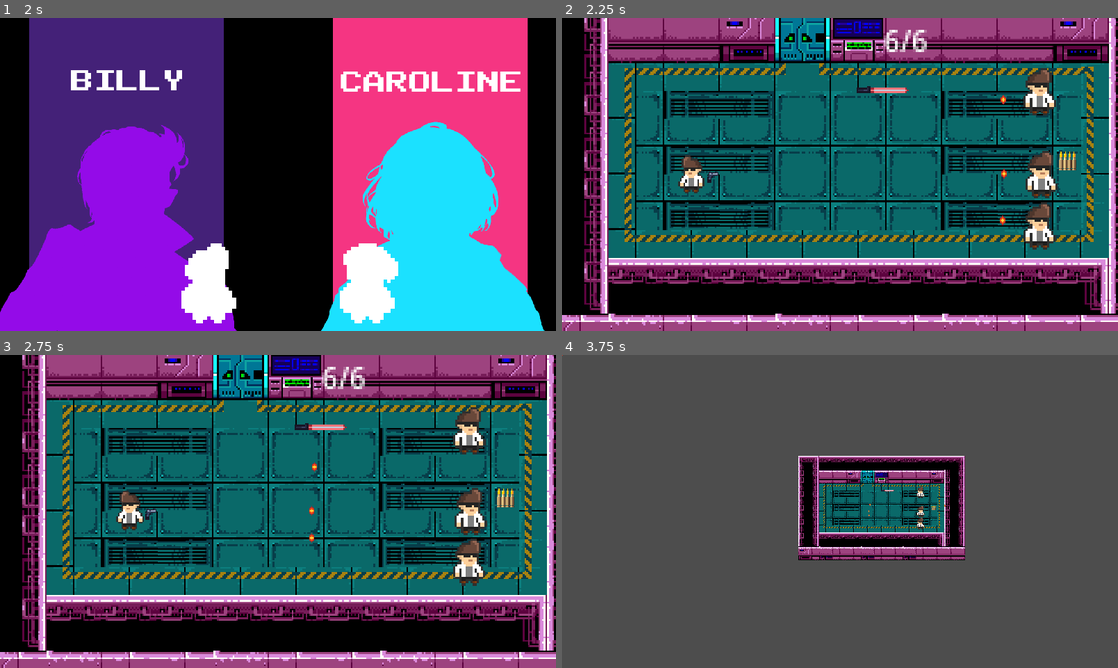
Above: before the commit, frames 1-4 (two rows, left to right).
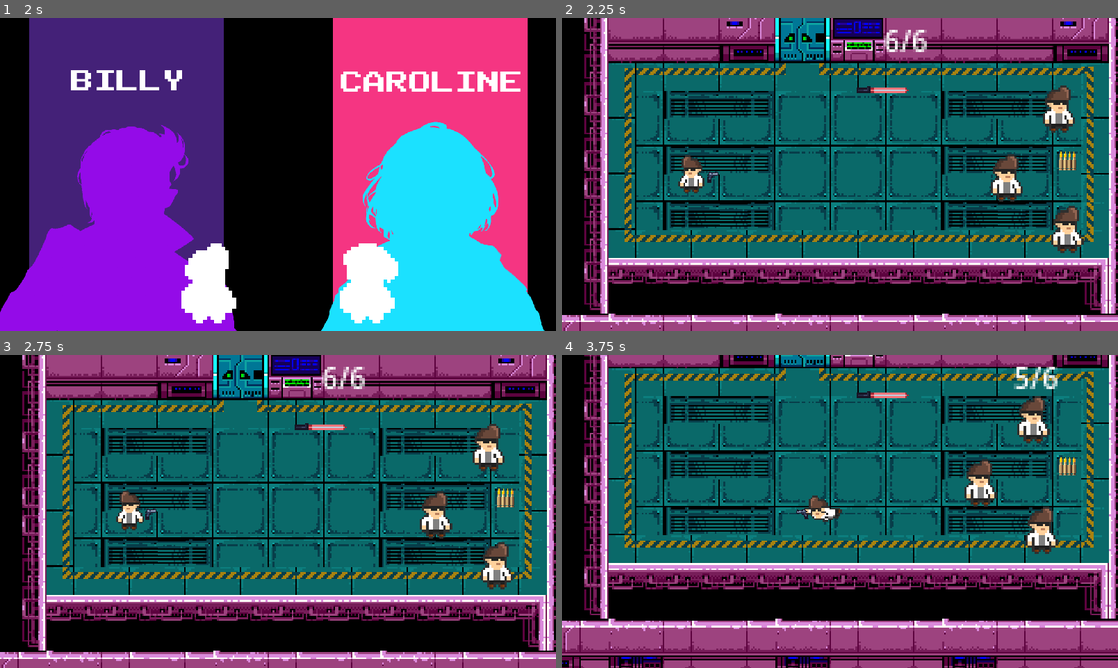
Above: after the commit, the same moments.

Repository: Pirraio/bulletwave
Game: Godot game, scene res://scenes/main.tscn
Two runs of this game, one before a commit and one after it. Both use one fixed random seed, a clock stepped at 60 frames per second and the inputs below. Sound files missing from this copy of the repository are replaced by a short silence.
Inputs (mouse positions are in pixels of both pictures, inside the frame that each line leads up to):
- Up to frame 1 (2 s): click (278, 249) at 0.5 s; click (278, 249) at 1.25 s
- Up to frame 2 (2.25 s): click (689, 174) at 2 s
- Up to frame 3 (2.75 s): no input
- Up to frame 4 (3.75 s): move the mouse to (962, 495) at 2.77 s; hold D (move_right) 2.78-3.53 s; click (962, 495) at 2.85 s; move the mouse to (728, 527) at 3.52 s; hold S (move_down) from 3.53 s (still down); tap Space (dodge) at 3.6 s

Frame 1 is identical in both runs. In frame 2, 3.6% of the frame differs, in the area x 77-94%, y 16-76%; in frame 3, 3.6%; in frame 4, 98%, in the area x 0-100%, y 0-100%.
Error before the commit: Invalid access to property or key 'global_position' on a base object of type 'Nil'. (res://scenes/enemy/enemy.gd:33)

Commit message:
feat: implemented combat and enemies chase

Diff:
--- a/scenes/bullet.tscn
+++ b/scenes/bullet.tscn
@@ -4,7 +4,6 @@
 [ext_resource type="Texture2D" uid="uid://brjmdr8buil4g" path="res://scenes/bullet_sprite.png" id="2_g8xt1"]
 
 [sub_resource type="CapsuleShape2D" id="CapsuleShape2D_qtoll"]
-radius = 10.0
 height = 40.0
 
 [node name="Bullet" type="Area2D"]
--- a/scenes/enemy/enemy.gd
+++ /dev/null
@@ -1,47 +0,0 @@
-extends Area2D
-
-@onready var bullet_scene = preload("res://scenes/bullet.tscn")
-@onready var rayCast = $RayCast2D
-@onready var reloadTimer =  $RayCast2D/ReloadTimer
-
-@export var fire_rate = 1 #shoots per second
-@export var bullet_speed = 150
-@export var speed = 10
-
-var can_shoot = true
-
-var velocity = Vector2()
-
-func _ready() -> void:
-	pass
-
-
-func _process(delta: float) -> void:
-	follow_player(delta)
-	if can_shoot:
-		shoot()
-
-func follow_player(delta):
-	if Global.player != null:
-		velocity = global_position.direction_to(Global.player.global_position)
-
-	global_position += velocity * speed * delta
-
-func shoot():
-	var bullet = bullet_scene.instantiate()
-	get_tree().current_scene.add_child(bullet)
-	var direction = (Global.player.global_position - position).normalized()
-	bullet.setup(direction, bullet_speed)
-	bullet.position = self.global_position
-	can_shoot = false
-	reloadTimer.start()
-
-
-func find_target():
-	var new_target = null
-
-	#if get_tree().has_group()
-
-
-func _on_reload_timer_timeout() -> void:
-	can_shoot = true
--- a/scenes/enemy/enemy.tscn
+++ b/scenes/enemy/enemy.tscn
@@ -1,25 +1,28 @@
 [gd_scene load_steps=4 format=3 uid="uid://cx8safs4axwv2"]
 
-[ext_resource type="Script" path="res://scenes/enemy/enemy.gd" id="1_k5ewx"]
+[ext_resource type="Script" path="res://scripts/enemy.gd" id="1_k5ewx"]
 [ext_resource type="Texture2D" uid="uid://cpaiksinga7gc" path="res://assets/sprites/character_selection/billy_pixel.png" id="1_k5vw8"]
 
-[sub_resource type="RectangleShape2D" id="RectangleShape2D_wmb4t"]
-size = Vector2(168, 248)
+[sub_resource type="RectangleShape2D" id="RectangleShape2D_1fxqh"]
+size = Vector2(169, 252)
 
-[node name="Enemy" type="Area2D" groups=["enemy"]]
+[node name="Enemy" type="CharacterBody2D" groups=["enemy"]]
 script = ExtResource("1_k5ewx")
 
 [node name="Sprite2D" type="Sprite2D" parent="."]
 texture = ExtResource("1_k5vw8")
 
 [node name="CollisionShape2D" type="CollisionShape2D" parent="."]
-position = Vector2(6, 0)
-shape = SubResource("RectangleShape2D_wmb4t")
+position = Vector2(5.5, -4)
+shape = SubResource("RectangleShape2D_1fxqh")
 
 [node name="RayCast2D" type="RayCast2D" parent="."]
-target_position = Vector2(400, 0)
+target_position = Vector2(600, 0)
 
 [node name="ReloadTimer" type="Timer" parent="RayCast2D"]
 wait_time = 0.783
 
+[node name="BulletSpawnPoint" type="Node2D" parent="."]
+position = Vector2(121.14, 0)
+
 [connection signal="timeout" from="RayCast2D/ReloadTimer" to="." method="_on_reload_timer_timeout"]
--- a/scenes/player_billy.tscn
+++ b/scenes/player_billy.tscn
@@ -231,7 +231,7 @@
 }
 
 [sub_resource type="RectangleShape2D" id="RectangleShape2D_ivjeu"]
-size = Vector2(15, 23.7)
+size = Vector2(15, 22)
 
 [sub_resource type="Animation" id="Animation_o3coh"]
 length = 0.001
@@ -300,14 +300,14 @@
 autoplay = "idle"
 
 [node name="CollisionShape2D" type="CollisionShape2D" parent="."]
-position = Vector2(0, 0.150002)
+position = Vector2(0.5, 0)
 shape = SubResource("RectangleShape2D_ivjeu")
 
 [node name="Weapon" type="Node2D" parent="."]
 position = Vector2(0, -1.21593e-05)
 scale = Vector2(0.5, 0.5)
 
-[node name="Axis" type="Node2D" parent="Weapon" groups=["player"]]
+[node name="Axis" type="Node2D" parent="Weapon"]
 position = Vector2(0, 3.8147e-06)
 
 [node name="Sprite2D" type="Sprite2D" parent="Weapon/Axis"]
--- a/scenes/world.tscn
+++ b/scenes/world.tscn
@@ -146,15 +146,15 @@
 stream = ExtResource("5_s1exr")
 
 [node name="Enemy" parent="." instance=ExtResource("6_hx2is")]
-position = Vector2(841, 312)
+position = Vector2(852, 322)
+scale = Vector2(0.11, 0.11)
+
+[node name="Enemy2" parent="." instance=ExtResource("6_hx2is")]
+position = Vector2(857, 392)
 scale = Vector2(0.11, 0.11)
 
 [node name="Enemy3" parent="." instance=ExtResource("6_hx2is")]
-position = Vector2(841, 390)
-scale = Vector2(0.11, 0.11)
-
-[node name="Enemy4" parent="." instance=ExtResource("6_hx2is")]
-position = Vector2(842, 360)
+position = Vector2(822, 362)
 scale = Vector2(0.11, 0.11)
 
 [connection signal="body_entered" from="Lightsaber" to="." method="_on_lightsaber_body_entered"]
--- a/scripts/bullet.gd
+++ b/scripts/bullet.gd
@@ -3,14 +3,14 @@
 @export var speed: float = 250.0
 @export var damage: int = 1
 var direction: Vector2
+const RIGHT = Vector2.RIGHT
 
-func setup(dir: Vector2, speed=self.speed) -> void:
+var is_from_enemy = false
+
+func setup(dir: Vector2, is_from_enemy, speed=self.speed) -> void:
 	direction = dir
 	self.speed = speed
-
-
-func _ready() -> void:
-	pass
+	self.is_from_enemy = is_from_enemy
 
 func _physics_process(delta):
 	# Mover a bullet na direção indicada
@@ -18,13 +18,18 @@
 
 
 func _on_visible_on_screen_notifier_2d_screen_exited():
-	queue_free()
+	pass
+	#queue_free()
 
 
 func _on_body_entered(body):
-	if body.is_in_group("enemy"):
+	print(body)
+	if body.is_in_group("enemy") and is_from_enemy:
+		return
+	if body.is_in_group("enemy") and !is_from_enemy:
+		print("hit enemy")
 		body.hurt(damage)
-	if body.is_in_group("player"):
+	if body.is_in_group("player") and is_from_enemy:
+		print("hit")
 		body.hurt(damage)
-
 	queue_free()
--- /dev/null
+++ b/scripts/enemy.gd
@@ -0,0 +1,70 @@
+extends CharacterBody2D
+
+@onready var bullet_scene = preload("res://scenes/bullet.tscn")
+@onready var rayCast = $RayCast2D
+@onready var reloadTimer =  $RayCast2D/ReloadTimer
+
+@export var fire_rate = 1 #shoots per second
+@export var bullet_speed = 130
+@export var speed = 10
+
+var can_shoot = true
+var target = null
+
+var health = 5
+
+func _ready() -> void:
+	target = find_target()
+
+func _physics_process(delta: float) -> void:
+
+	if target != null and rayCast.get_collider():
+		var angle_to_target = global_position.direction_to(target.global_position).angle()
+		rayCast.global_rotation = angle_to_target
+		if rayCast.is_colliding() and rayCast.get_collider().is_in_group("player"):
+			shoot()
+			stop_movement()
+	else:
+		target = find_target()
+
+	if rayCast.enabled:
+		follow_player()
+
+	global_position += velocity * speed * delta
+
+func follow_player():
+	if Global.player != null:
+		velocity = global_position.direction_to(Global.player.global_position)
+
+func stop_movement():
+	print("stop")
+	velocity = Vector2(0,0)
+
+func shoot():
+	rayCast.enabled = false
+	var bullet = bullet_scene.instantiate()
+	get_tree().current_scene.add_child(bullet)
+	var direction = (Global.player.global_position - position).normalized()
+	bullet.setup(direction, true, bullet_speed)
+	bullet.position = self.global_position
+	can_shoot = false
+	reloadTimer.start()
+
+
+func find_target():
+	var new_target = null
+
+	if get_tree().has_group("player"):
+		new_target = get_tree().get_nodes_in_group("player")[0]
+	return new_target
+
+
+func _on_reload_timer_timeout() -> void:
+	can_shoot = true
+	rayCast.enabled = true
+
+
+func hurt(damage):
+	health -= damage
+	if health <= 0:
+		queue_free()
--- a/scripts/player.gd
+++ b/scripts/player.gd
@@ -75,13 +75,13 @@
 
 func shoot():
 	if Global.total_ammo > 0 && shotEnable == true:
-		print(Global.total_ammo)
-		print(Global.magazine)
+		#print(Global.total_ammo)
+		#print(Global.magazine)
 		shot_sound.play()
 		var bullet = bullet_scene.instantiate()
 		var mouse_position = get_global_mouse_position()
 		var direction = (mouse_position - position).normalized()
-		bullet.setup(direction)
+		bullet.setup(direction, false)
 		bullet.position = bullet_spawn_pos.global_position
 		self.get_parent().add_child(bullet)
 		Global.magazine -= 1
@@ -137,9 +137,7 @@
 	ammo_count.text += str(ammo_left)
 
 func hurt(damage: int) -> void:
-
 	print("Player got hurt")
 	Global.health -= damage
 	if Global.health <= 0:
 		print("Player died")
-		queue_free()
